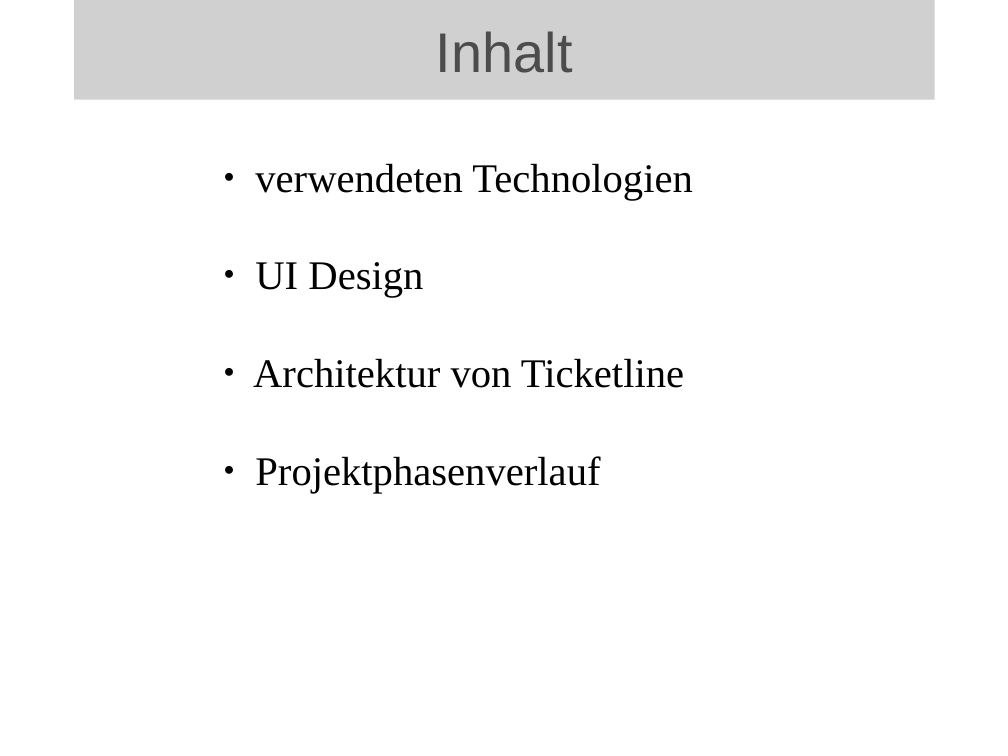
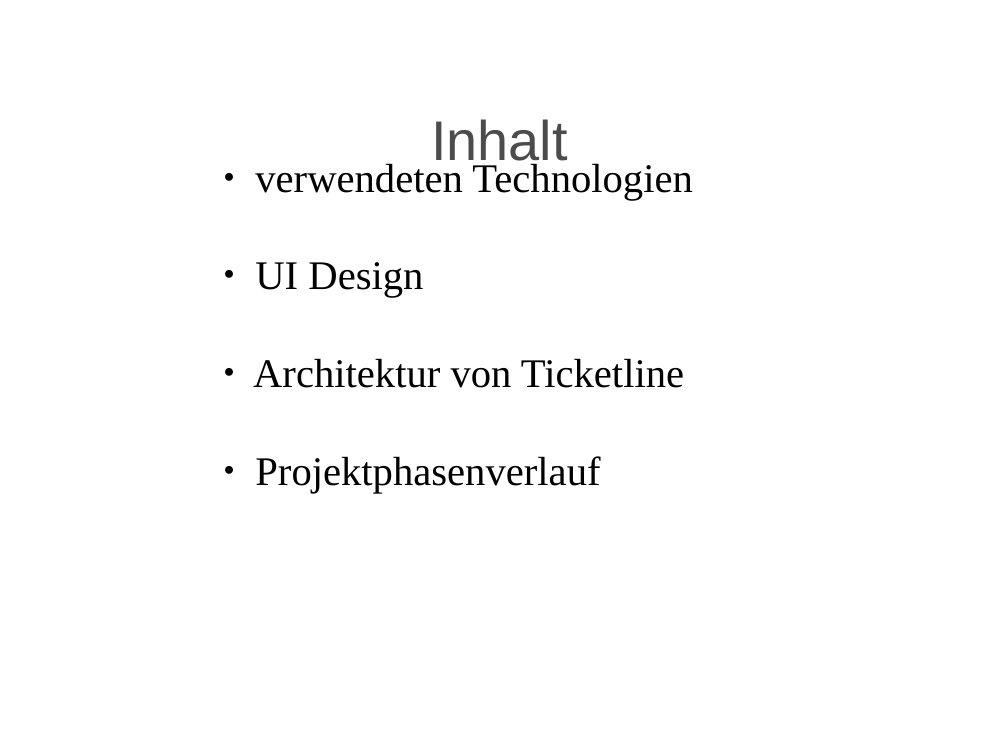
Before and after one commit to BackupTheBerlios/ticketline4032-svn, a slide deck: slide 2 of trunk/Dokumente/Allgemein/Projektmanagement/Statusbericht/mr2_folien.odp. Drawn at 1008x756 pixels with LibreOffice and Linux fonts; fonts in the diff are those of the drawing; grey boxes stand for pictures; background and template pictures are left out. Boxes give left, top, right and bottom in pixels: in the first picture for what was removed or moved away, otherwise in the second. Text is boxed around its words. In the diff, an @@ line names an element or a change of style, - is before the commit and + after.

```diff
--- a/trunk/Dokumente/Allgemein/Projektmanagement/Statusbericht/mr2_folien.odp
+++ b/trunk/Dokumente/Allgemein/Projektmanagement/Statusbericht/mr2_folien.odp
@@ picture removed at <box>74,0,935,100</box> @@
-Inhalt
@@ title added at <box>431,119,568,170</box>, 44 pt, text #4C4C4C @@
+Inhalt
```
Also in this commit, not shown: 11 other slides changed, 1 other file.
